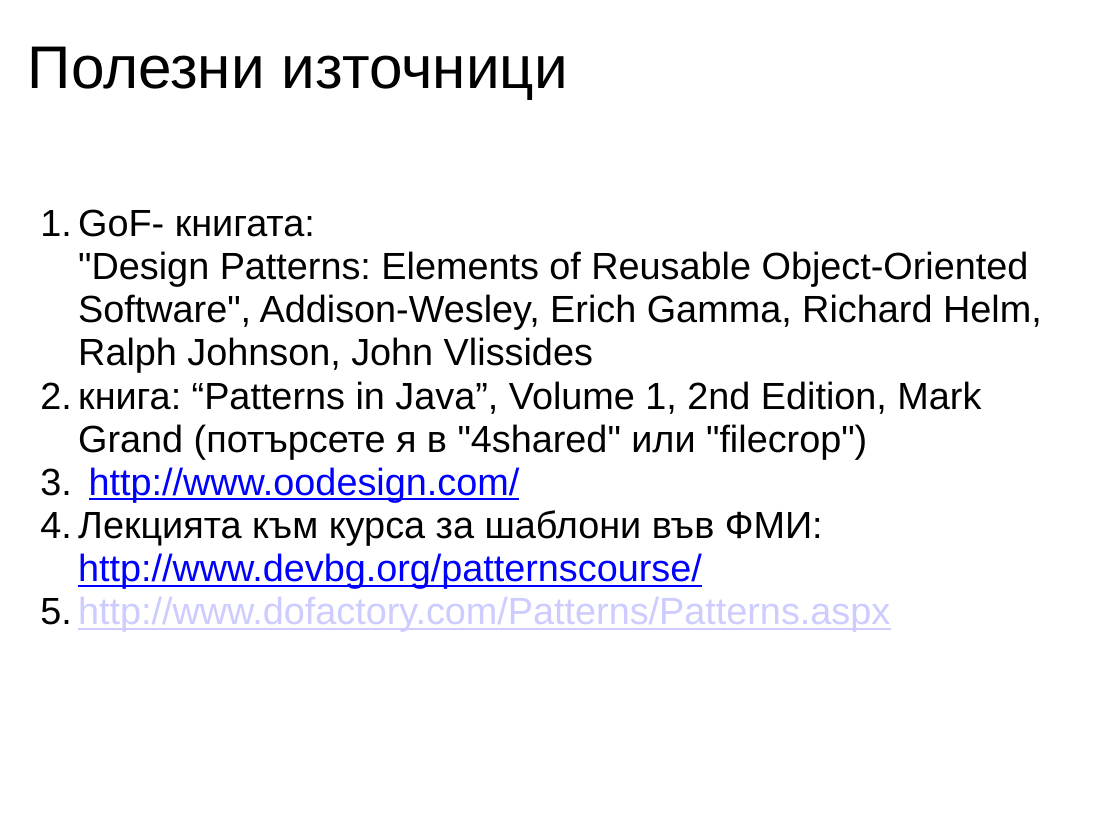
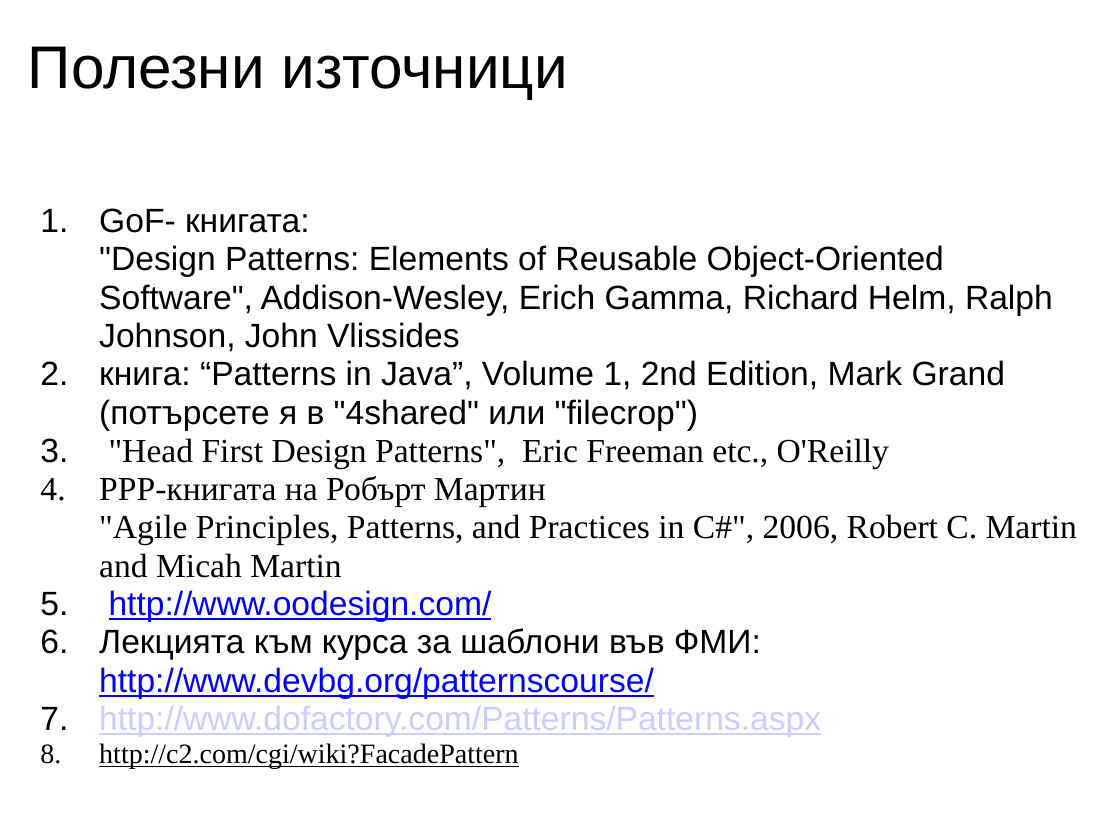
Before and after one commit to nikolaiweselinow/design-patterns-book, a slide deck: slide 9 of resources/Chapter-15-Facade/Chapter-15-Facade-Presentation.ppt. Drawn at 1120x840 pixels with LibreOffice and Linux fonts; fonts in the diff are those of the drawing. Boxes give left, top, right and bottom in pixels: in the first picture for what was removed or moved away, otherwise in the second. Text is boxed around its words. In the diff, an @@ line names an element or a change of style, - is before the commit and + after.

Commit message:
[ch15-Facade] Added some missed but useful books and links for 'Facade' pattern in resources.

```diff
--- a/resources/Chapter-15-Facade/Chapter-15-Facade-Presentation.ppt
+++ b/resources/Chapter-15-Facade/Chapter-15-Facade-Presentation.ppt
@@ text at bbox=[99, 208, 1053, 737]: size 27 to 24 pt in "GoF- книгата: "Design Patterns: Elements of Reusable ...", "книга: “Patterns in Java”, Volume 1, 2nd ...", "http://www.oodesign.com/", "Лекцията към курса за шаблони във ФМИ: ..." and 1 more places; indent changed @@
@@ text at bbox=[99, 438, 1077, 578]: paragraphs added @@
+  3. "Head First Design Patterns", Eric Freeman etc., O'Reilly
+  4. PPP-книгата на Робърт Мартин
+     "Agile Principles, Patterns, and Practices in C#", 2006, Robert C. Martin and Micah Martin
@@ text at bbox=[99, 743, 518, 769]: paragraph added @@
+  8. http://c2.com/cgi/wiki?FacadePattern
```
